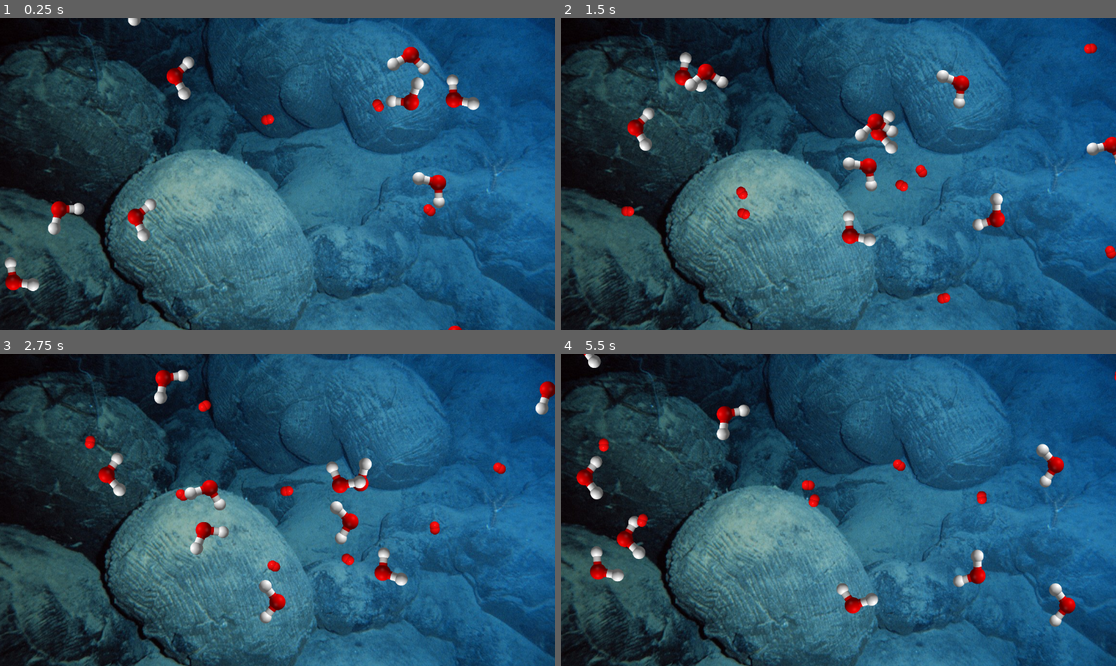
Above: before the commit, frames 1-4 (two rows, left to right).
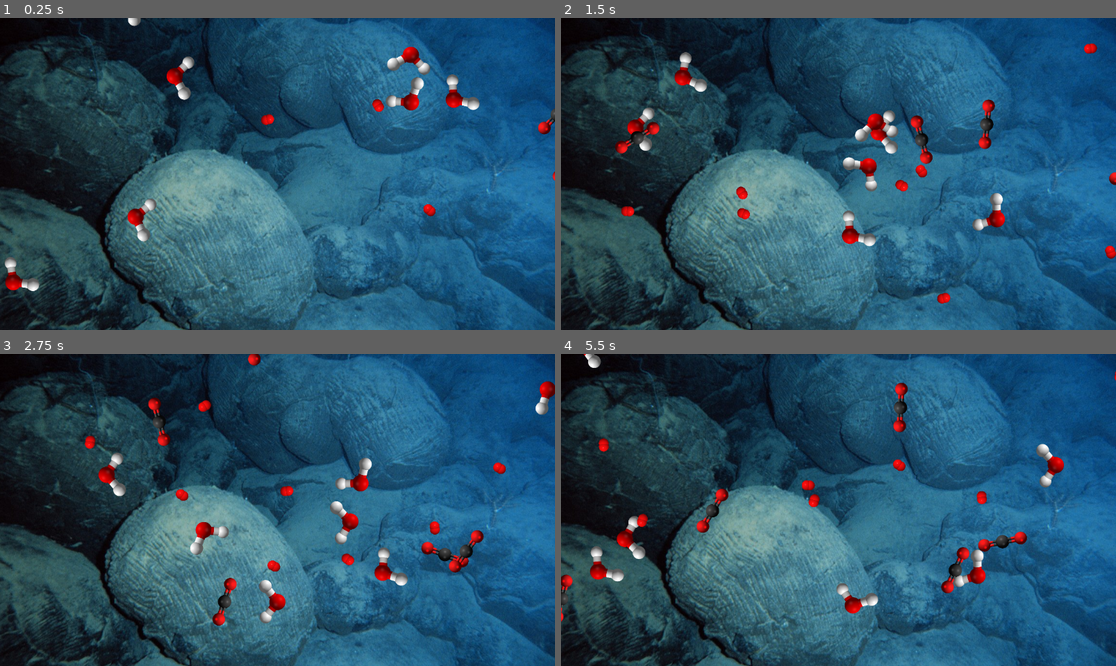
Above: after the commit, the same moments.

Repository: easai/particles
Game: Godot game, scene res://main.tscn
The game is run twice, just before and just after one commit, with the same random seed, the same clock (stepped at 60 frames per second) and the same inputs.
Inputs:
- Up to frame 1 (0.25 s): no input
- Up to frame 2 (1.5 s): tap F at 0.6, 1.35 s
- Up to frame 3 (2.75 s): tap F at 2.1 s
- Up to frame 4 (5.5 s): tap F every 0.75 s from 2.85 to 5.1 s

The runs differ from the first frame. In frame 1, 0.8% of the frame differs, in the area x 8-100%, y 28-100%; in frame 2, 1.7%; in frame 3, 2.1%; in frame 4, 2.2%, in the area x 0-93%, y 9-88%.

Commit message:
add carbon dioxide

Diff:
--- /dev/null
+++ b/carbon_dioxide.gd
@@ -0,0 +1,3 @@
+extends Molecule
+
+class_name CarbonDioxide
--- /dev/null
+++ b/carbon_dioxide.tscn
@@ -0,0 +1,26 @@
+[gd_scene load_steps=4 format=3 uid="uid://pwtreey37c0i"]
+
+[ext_resource type="Script" uid="uid://bn18ivnn6wpwq" path="res://carbon_dioxide.gd" id="1_gmip4"]
+[ext_resource type="Texture2D" uid="uid://dtuucuixchghr" path="res://assets/Carbon_dioxide_3D_ball.png" id="2_nvhi0"]
+
+[sub_resource type="CapsuleShape2D" id="CapsuleShape2D_voqln"]
+radius = 45.2738
+height = 351.516
+
+[node name="CarbonDioxide" type="Area2D"]
+script = ExtResource("1_gmip4")
+metadata/_custom_type_script = "uid://befvr2duqwhnt"
+
+[node name="Sprite2D" type="Sprite2D" parent="."]
+position = Vector2(219, 154)
+scale = Vector2(0.3, 0.3)
+texture = ExtResource("2_nvhi0")
+
+[node name="CollisionShape2D" type="CollisionShape2D" parent="."]
+position = Vector2(218, 155)
+rotation = 1.03937
+shape = SubResource("CapsuleShape2D_voqln")
+
+[node name="VisibleOnScreenNotifier2D" type="VisibleOnScreenNotifier2D" parent="."]
+
+[connection signal="screen_exited" from="VisibleOnScreenNotifier2D" to="." method="_on_visible_on_screen_notifier_2d_screen_exited"]
--- a/main.gd
+++ b/main.gd
@@ -4,9 +4,9 @@
 
 const MOLECULE = preload("res://molecule.tscn")
 const OXYGEN = preload("res://oxygen.tscn")
+const CARBON_DIOXIDE = preload("res://carbon_dioxide.tscn")
 
 static var _vp_r: Rect2
-
 
 static func get_vpr():
 	return _vp_r
@@ -19,12 +19,16 @@
 func _ready() -> void:
 	update_vp()
 	get_viewport().size_changed.connect(update_vp)
-	for i in range(10):
-		spawn_molecule()
+	spawn_molecule()
 
 
 func spawn_molecule() -> void:
-	var new_molecule: Molecule = MOLECULE.instantiate()
-	add_child(new_molecule)
-	var new_oxygen: Oxygen = OXYGEN.instantiate()
-	add_child(new_oxygen)
+	for i in range(7):
+		var new_molecule: Molecule = MOLECULE.instantiate()
+		add_child(new_molecule)
+	for i in range(10):
+		var new_oxygen: Oxygen = OXYGEN.instantiate()
+		add_child(new_oxygen)
+	for i in range(5):
+		var new_carbon_dioxide: CarbonDioxide = CARBON_DIOXIDE.instantiate()
+		add_child(new_carbon_dioxide)
--- a/project.godot
+++ b/project.godot
@@ -15,6 +15,10 @@
 config/features=PackedStringArray("4.4", "Mobile")
 config/icon="res://icon.svg"
 
+[editor]
+
+movie_writer/movie_file="C:/prog-godot/particles/build/output.avi"
+
 [editor_plugins]
 
 enabled=PackedStringArray("res://addons/gdscript_formatter/plugin.cfg")
Binary file added: assets/Carbon_dioxide_3D_ball.png
Not shown, added: assets/Carbon_dioxide_3D_ball.png.import
Not shown, added: carbon_dioxide.gd.uid
Not shown, added: build/output.avi
